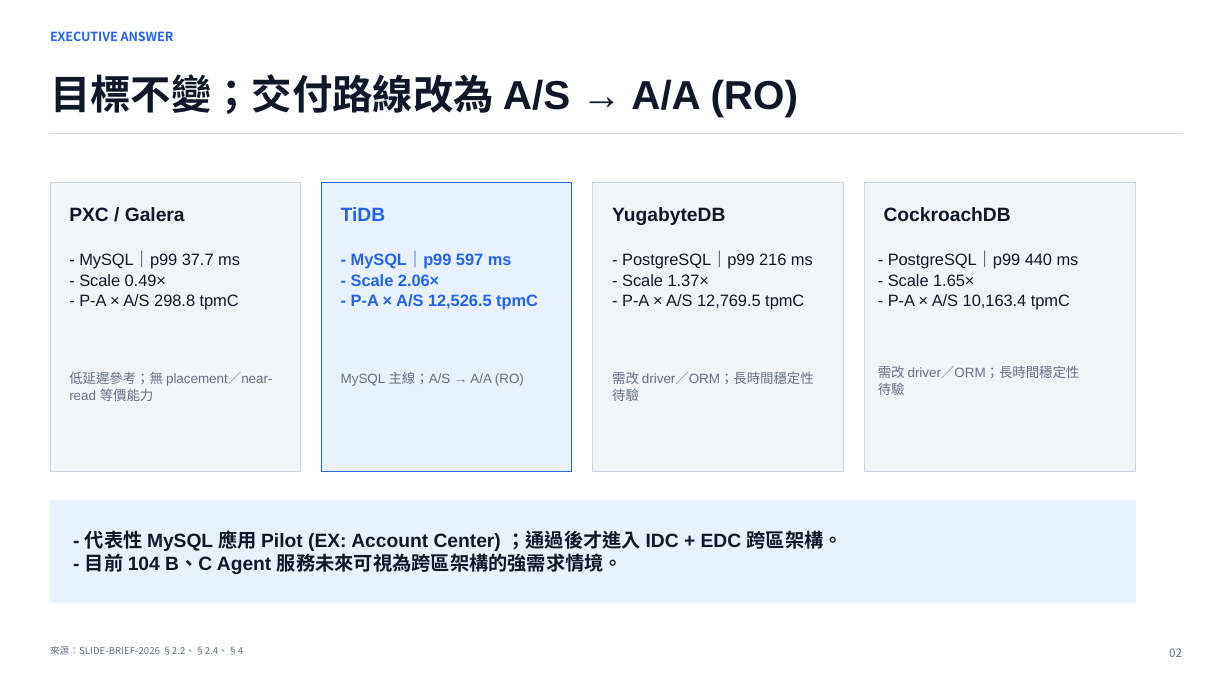
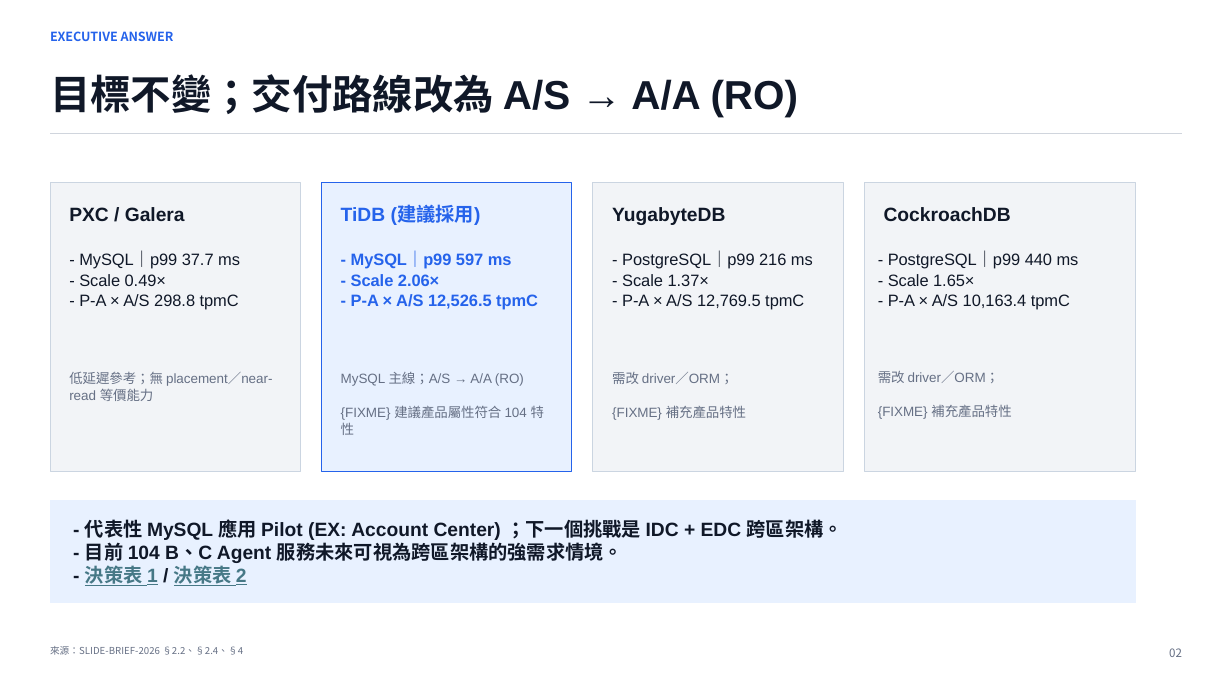
Before and after one commit to heavenruler/dba_career, a slide deck: slide 6 of poc/refresh/0827_slide_codex_v4.pptx. Drawn at 1232x693 pixels with LibreOffice and Linux fonts; fonts in the diff are those of the drawing. Boxes give left, top, right and bottom in pixels: in the first picture for what was removed or moved away, otherwise in the second. Text is boxed around its words. In the diff, an @@ line names an element or a change of style, - is before the commit and + after.

```diff
--- a/poc/refresh/0827_slide_codex_v4.pptx
+++ b/poc/refresh/0827_slide_codex_v4.pptx
@@ text at (341,206,481,225): text changed @@
-TiDB
+TiDB (建議採用)
@@ text at (612,372,746,420): text changed @@
-需改 driver／ORM；長時間穩定性待驗
+需改 driver／ORM；
+{FIXME} 補充產品特性
@@ text at (878,371,1011,419): text changed @@
-需改 driver／ORM；長時間穩定性待驗
+需改 driver／ORM；
+{FIXME} 補充產品特性
@@ text at (341,406,544,435): paragraph added @@
+{FIXME} 建議產品屬性符合 104 特性
@@ text in rectangle at (85,519,843,586): text changed @@
-- 代表性 MySQL 應用 Pilot (EX: Account Center) ；通過後才進入 IDC + EDC 跨區架構。
-- 目前 104 B、C Agent 服務未來可視為跨區架構的強需求情境。
+- 代表性 MySQL 應用 Pilot (EX: Account Center) ；下一個挑戰是 IDC + EDC 跨區架構。
+- 目前 104 B、C Agent 服務未來可視為跨區架構的強需求情境。
+- 決策表 1 / 決策表 2
```
Also in this commit, not shown: 6 other slides changed, 1 other file.
